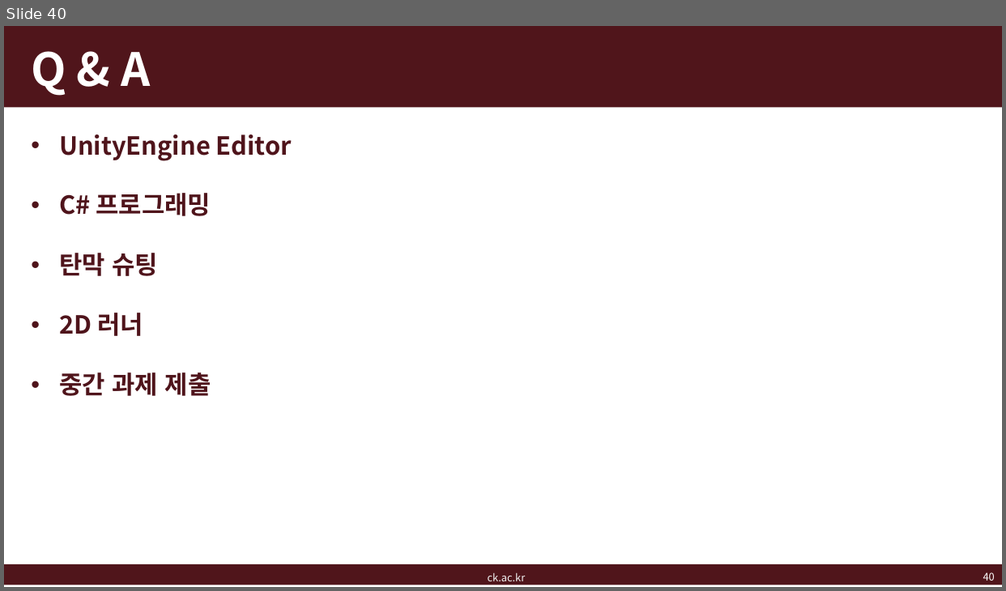
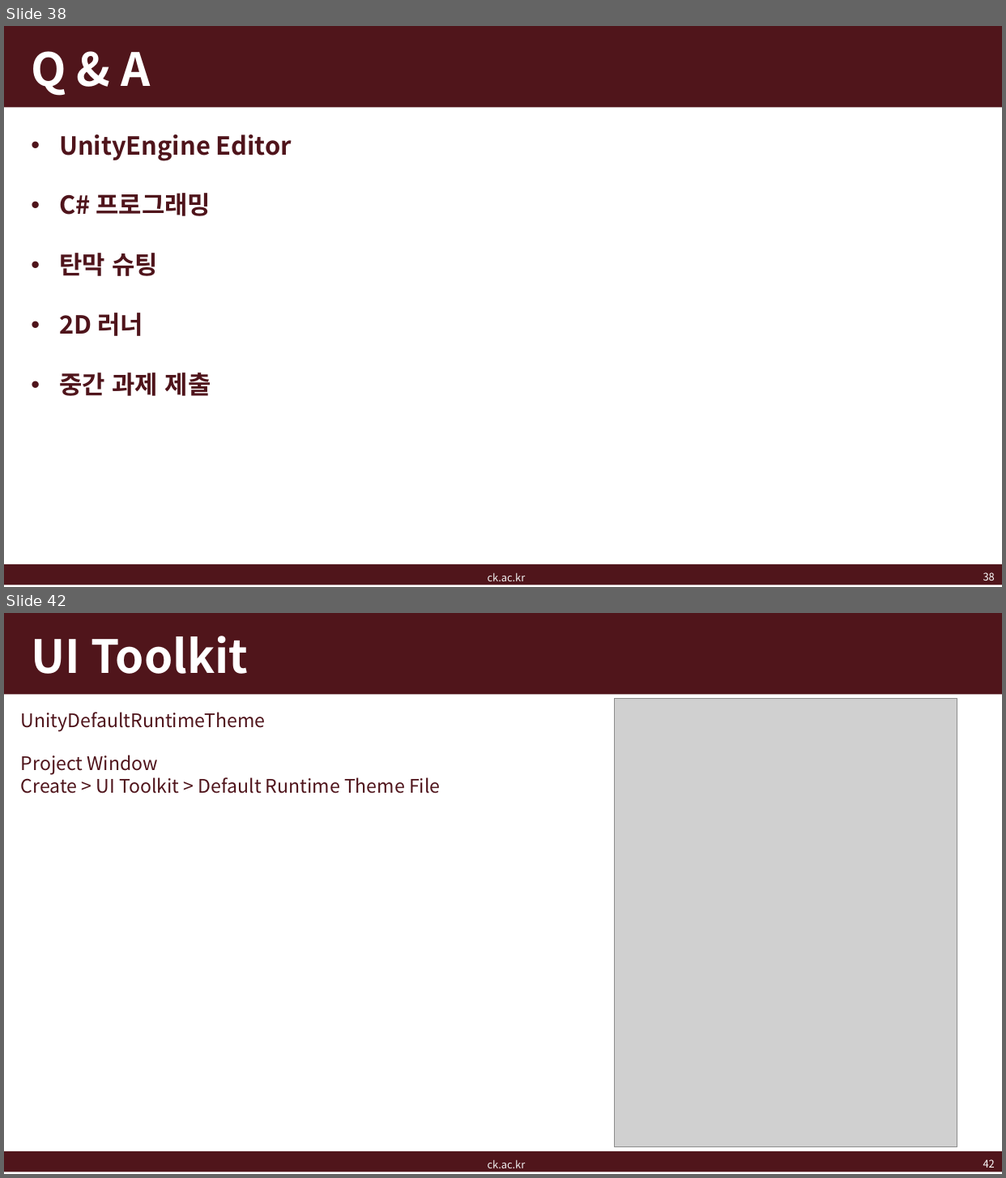
Before and after one commit to kj-ban/intermediate-game-engine-programming, a slide deck: doc/게임엔진프로그래밍응용_7주차.pptx. Shown one above the other, each under a label of ours: slide 40 before the commit, slides 38 and 42 after it; the slides between them are not shown. The pictures are 1006x591 and 1006x1178 pixels, drawn with LibreOffice and Linux fonts; fonts in the diff are those of the drawing; grey boxes stand for pictures; background and template pictures are left out. Boxes give left, top, right and bottom in pixels: in the first picture for what was removed or moved away, otherwise in the second. Text is boxed around its words. In the diff, an @@ line names an element or a change of style, - is before the commit and + after.

```diff
--- a/doc/게임엔진프로그래밍응용_7주차.pptx
+++ b/doc/게임엔진프로그래밍응용_7주차.pptx
@@ slide 42 added at (4,613,1002,1174), background #FFFFFF; not listed: 2 template elements that a slide beside it also shows @@
@@ title added at (31,636,248,674), 44 pt, text #FFFFFF, bold @@
+UI Toolkit
@@ picture added at (615,698,957,1147) @@
@@ text added at (21,712,266,731), 18 pt, text #4F141B @@
+UnityDefaultRuntimeTheme
@@ text added at (21,755,440,794), 18 pt, text #4F141B @@
+Project Window
+Create > UI Toolkit > Default Runtime Theme File
@@ text added at (488,1161,526,1169), 10 pt, text #F2F2F2 @@
+ck.ac.kr
@@ page number added at (983,1160,995,1168), 10 pt, text #FFFFFF @@
+42
@@ what was slide 40 is now slide 38 @@
@@ page number at (983,573,995,581): text changed @@
-40
+38
```
Also in this commit, not shown: 5 slides changed, 40 other slides added, 4 slides removed, 48 other files.
